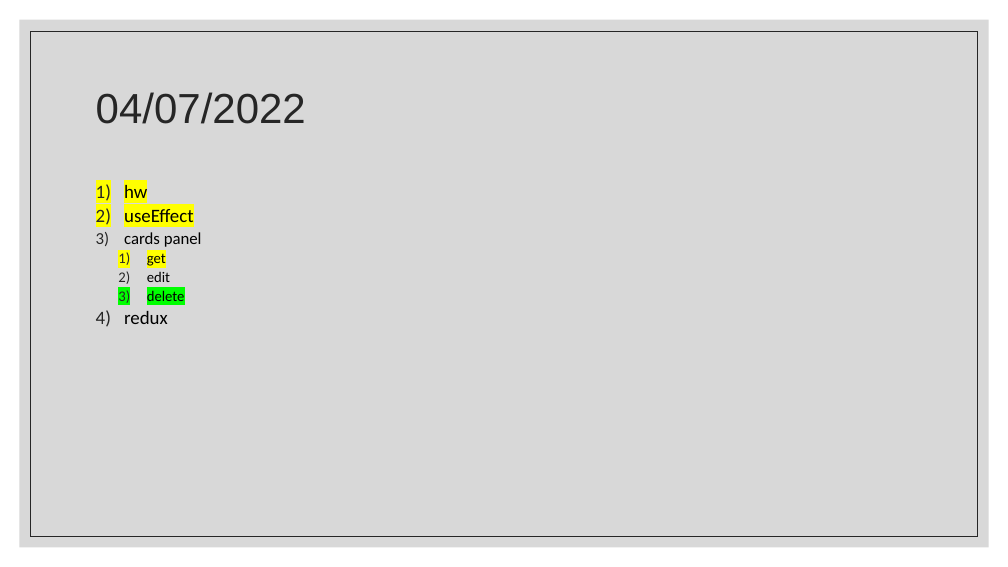
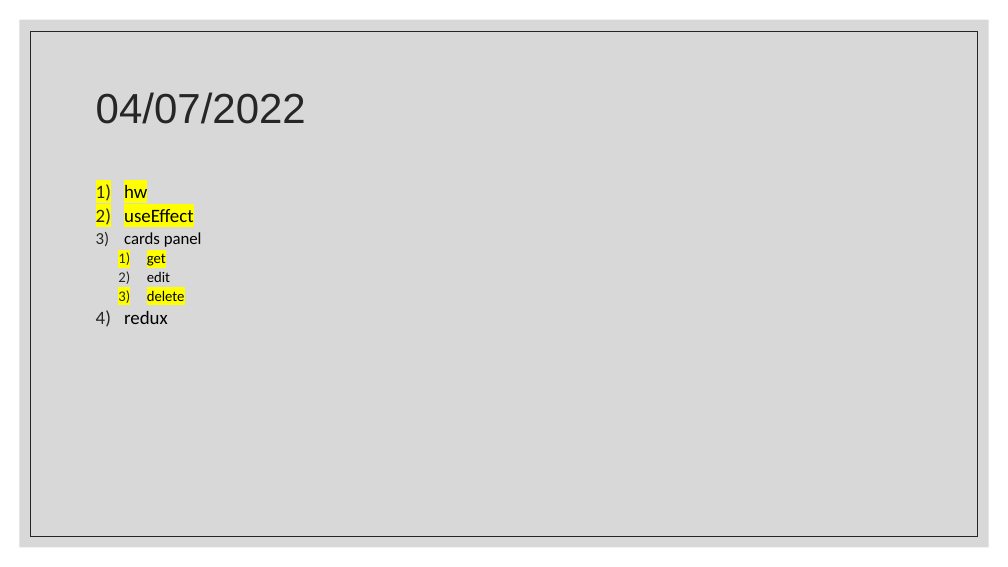
Before and after one commit to Rlss91/ht_W011121MR_morning_first-project, a slide deck: slide 41 of docs/React.pptx. Drawn at 1008x567 pixels with LibreOffice and Linux fonts; fonts in the diff are those of the drawing. Boxes give left, top, right and bottom in pixels: in the first picture for what was removed or moved away, otherwise in the second. Text is boxed around its words. In the diff, an @@ line names an element or a change of style, - is before the commit and + after.

```diff
--- a/docs/React.pptx
+++ b/docs/React.pptx
@@ text at bbox=[147, 290, 185, 301]: highlight #00FF00 to #FFFF00 in "delete" @@
```
Also in this commit, not shown: 3 slides added, 1 other file.
